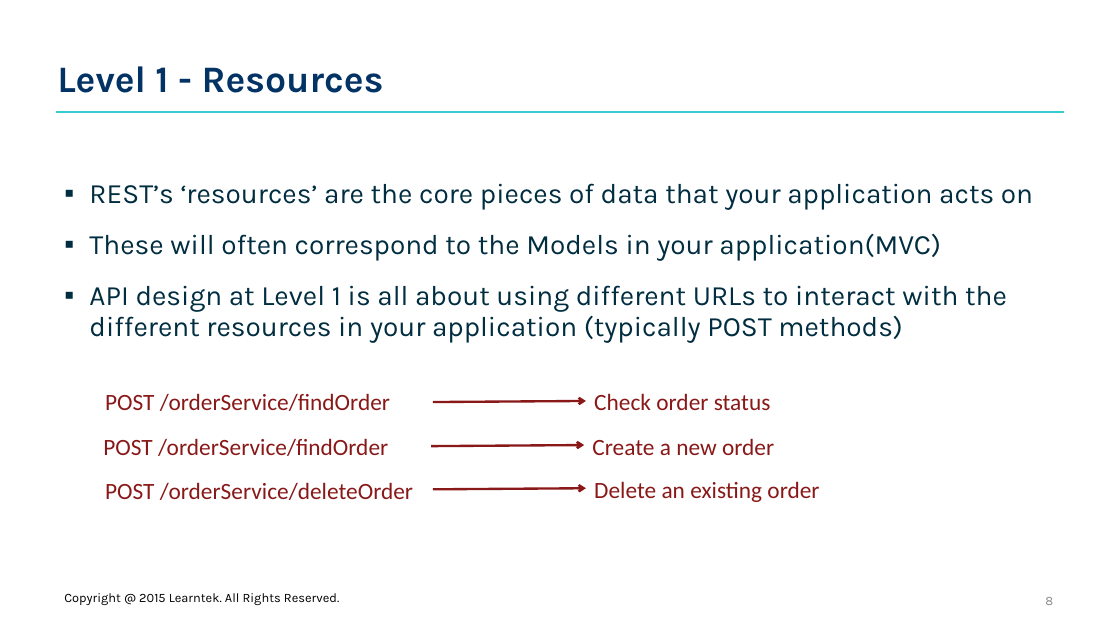
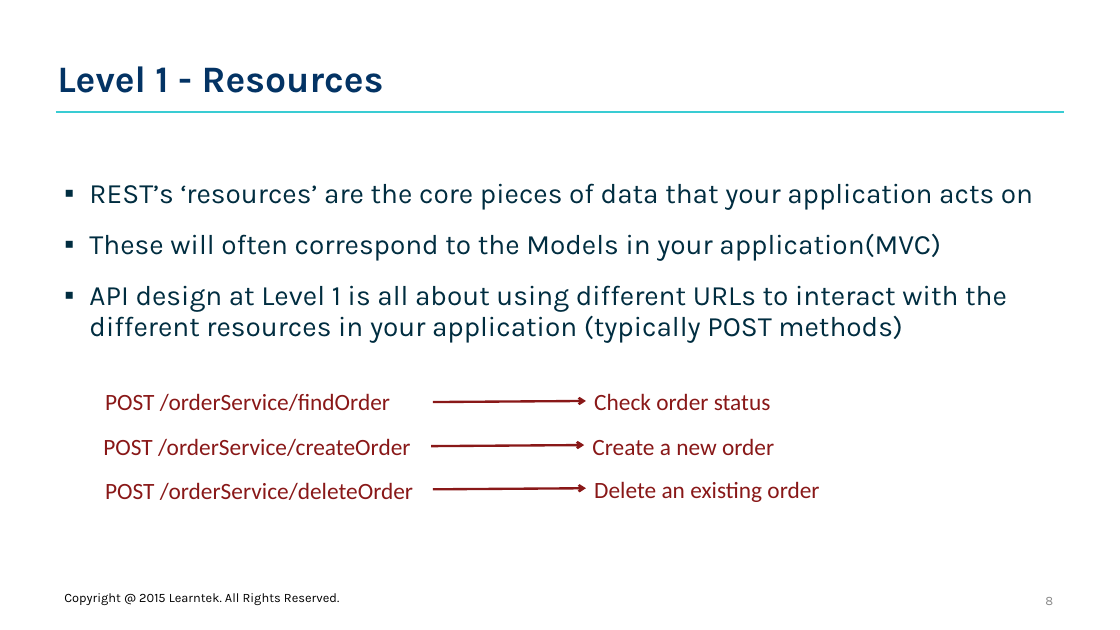
Before and after one commit to santoshkar/Microservice, a slide deck: slide 8 of Presentations/Part-3-Micro Service with Spring.pptx. Drawn at 1120x630 pixels with LibreOffice and Linux fonts; fonts in the diff are those of the drawing; background and template pictures are left out. Boxes give left, top, right and bottom in pixels: in the first picture for what was removed or moved away, otherwise in the second. Text is boxed around its words. In the diff, an @@ line names an element or a change of style, - is before the commit and + after.

```diff
--- a/Presentations/Part-3-Micro Service with Spring.pptx
+++ b/Presentations/Part-3-Micro Service with Spring.pptx
@@ text at (103, 438, 410, 456): text changed @@
-POST /orderService/findOrder
+POST /orderService/createOrder
```
Also in this commit, not shown: 1 other slide changed, 2 other files.
